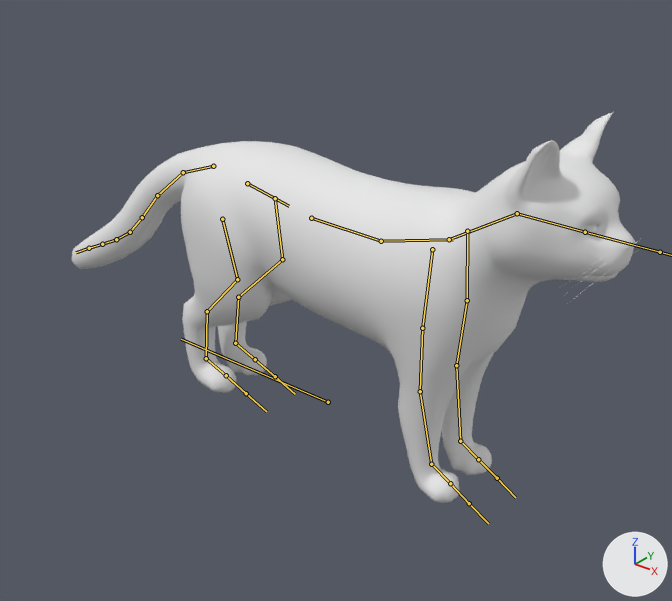
The FBX model Assets/_Project/Art/Animations/Cat Exit.fbx, before and after one commit.
Both versions are drawn from a 50 mm lens placed at (0.639, -0.783, 0.633), pointed at (0.025, -0.015, 0.157). Lighting does not change. The marker at lower right points along +X, +Y and +Z. The bones that bend it are drawn over the model as lines.

The first picture shows 'CAT'.
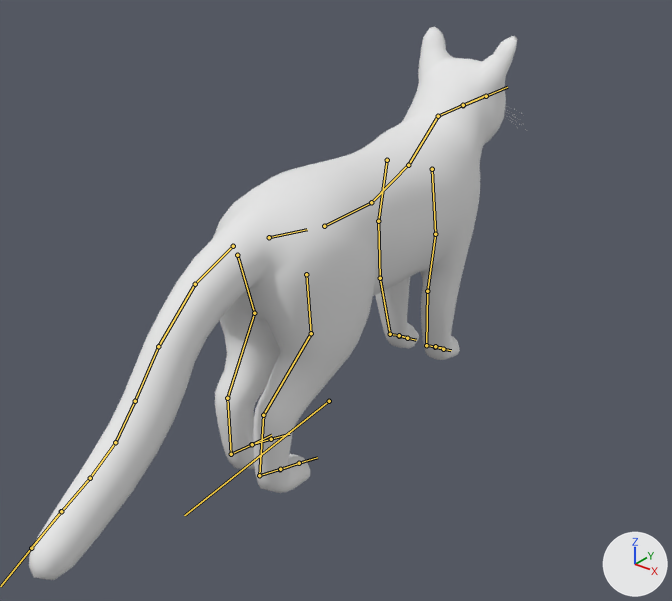
The newer file adds an action. The first version stands in its rest pose; the second is drawn at frame 5 of the action 'Cat exit'.

Boxes (x1, y1, x2, y2) around the edits, measured in the pictures (672 x 601 px):
'CAT', posed (12% narrower, 42% taller): before (72, 113, 638, 503); after (29, 26, 527, 580)
bone 'ROOT', root to tip: before (328, 402) to (181, 339); after (329, 401) to (184, 515)
bone 'Bone.019', root to tip: before (467, 231) to (467, 300); after (387, 160) to (378, 221)
bone 'Bone.005', root to tip: before (213, 166) to (183, 172); after (233, 246) to (195, 284)
bone 'Bone.006', root to tip: before (183, 172) to (157, 195); after (195, 284) to (158, 346)
bone 'Bone.007', root to tip: before (157, 195) to (142, 217); after (158, 346) to (135, 401)
bone 'Bone.009', root to tip: before (130, 232) to (116, 239); after (115, 442) to (90, 478)
bone 'Bone.023', root to tip: before (275, 198) to (282, 259); after (237, 255) to (254, 313)
bone 'Bone.025', root to tip: before (238, 297) to (235, 343); after (227, 398) to (231, 454)

What the commit changed:
Bone 'ROOT' (bone_root) moves from (0.0, 0.0, 0.0) to (-0.006, 0.001, 0.0).
Bone 'ROOT' (bone_root) turns from (0, 0, 0) to (0, 0, -95) degrees about its own x, y and z.
Bone 'Bone.019' (bone_bone_019) turns from (0, 0, 0) to (1, 0, 0) degrees about its own x, y and z.
Bone 'Bone.005' (bone_bone_005) turns from (0, 0, 0) to (0, 0, -1) degrees about its own x, y and z.
Bone 'Bone.006' (bone_bone_006) turns from (0, 0, 0) to (0, 0, 2) degrees about its own x, y and z.
Bone 'Bone.007' (bone_bone_007) turns from (0, 0, 0) to (0, 0, 1) degrees about its own x, y and z.
Bone 'Bone.009' (bone_bone_009) turns from (0, 0, 0) to (0, 0, -2) degrees about its own x, y and z.
Bone 'Bone.023' (bone_bone_023) turns from (0, 0, 0) to (-2, 0, -1) degrees about its own x, y and z.
Bone 'Bone.025' (bone_bone_025) turns from (0, 0, 0) to (3, 0, 1) degrees about its own x, y and z.
